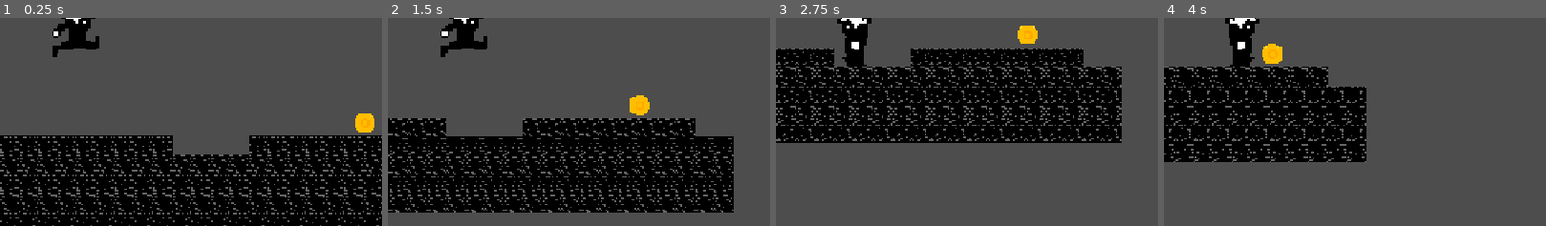
Above: before the commit, frames 1-4 (left to right).
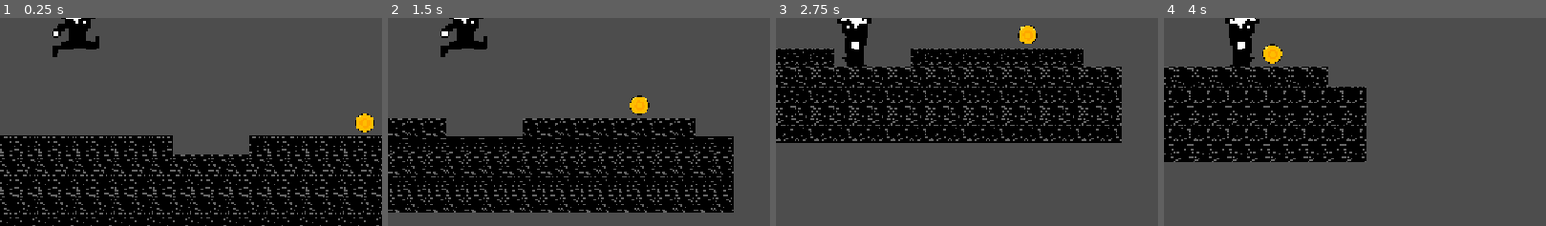
Above: after the commit, the same moments.

Repository: simonsablowski/jumpquest2d
Game: Godot game, scene res://scenes/Main.tscn
Same seed, same stepped clock (60 frames per second), same inputs: the game is played once before the commit and once after it.
Inputs:
- Up to frame 1 (0.25 s): no input
- Up to frame 2 (1.5 s): hold Right (move_right) from 0.53 s (still down); tap Space (jump) at 0.77 s
- Up to frame 3 (2.75 s): tap Space (jump) at 1.52 s; release Right (move_right) at 2.03 s; hold Left (move_left) from 2.03 s (still down)
- Up to frame 4 (4 s): tap Enter at 2.75 s; release Left (move_left) at 2.78 s; hold Right (move_right) from 2.78 s (still down); tap Space (jump) at 3.02, 3.77 s
The pictures show only the part of the screen within x 40-90%, y 46-96%; the shares and areas given below are measured in that part.

The runs differ from the first frame. In frame 1, 0.1% of the frame differs, in the area x 93-98%, y 45-56%; in frame 2, 0.1%, in the area x 63-69%, y 37-47%; in frame 3, 0.1%; in frame 4, 0.1%.

Commit message:
Coin verbessert

Diff:
--- a/scenes/Coin.tscn
+++ b/scenes/Coin.tscn
@@ -1,10 +1,10 @@
 [gd_scene load_steps=4 format=3 uid="uid://d0l45j2bap20w"]
 
 [ext_resource type="Texture2D" uid="uid://bunryawrm1hjm" path="res://assets/sprites/coin.png" id="1_owubc"]
-[ext_resource type="Script" path="res://scripts/Coin.gd" id="2_coin_script"]
+[ext_resource type="Script" uid="uid://duvkgh8l412kh" path="res://scripts/Coin.gd" id="2_coin_script"]
 
 [sub_resource type="CircleShape2D" id="CircleShape2D_kyq3r"]
-radius = 19.0
+radius = 16.0
 
 [node name="Coin" type="Area2D"]
 script = ExtResource("2_coin_script")
Binary file changed: assets/sprites/coin.png
